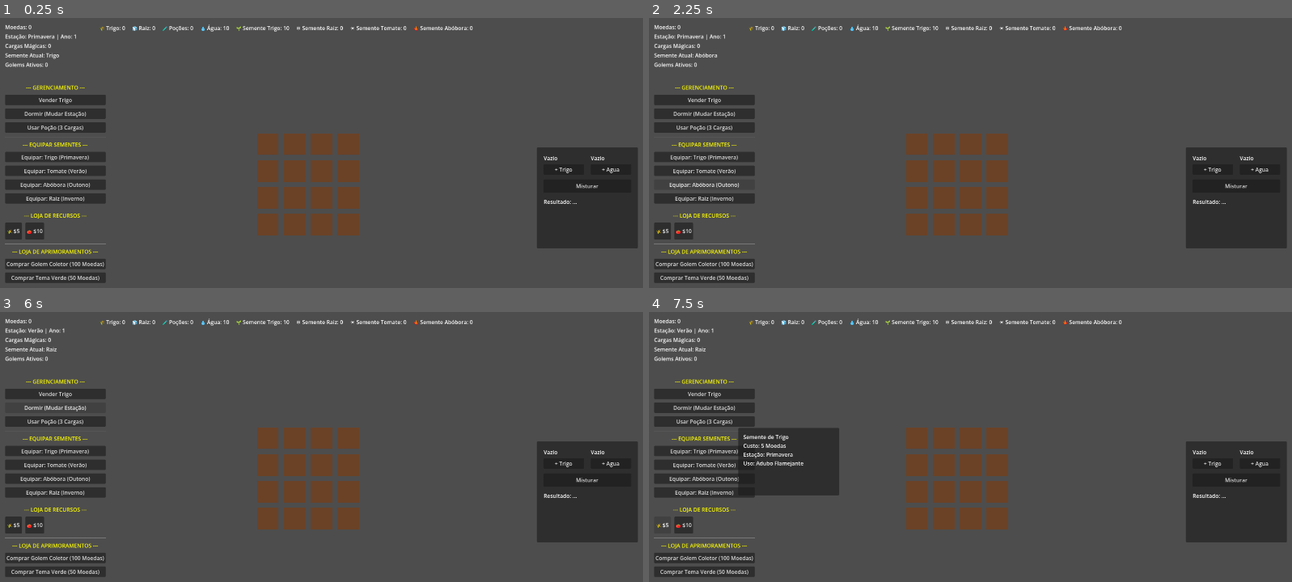
Above: before the commit, frames 1-4 (two rows, left to right).
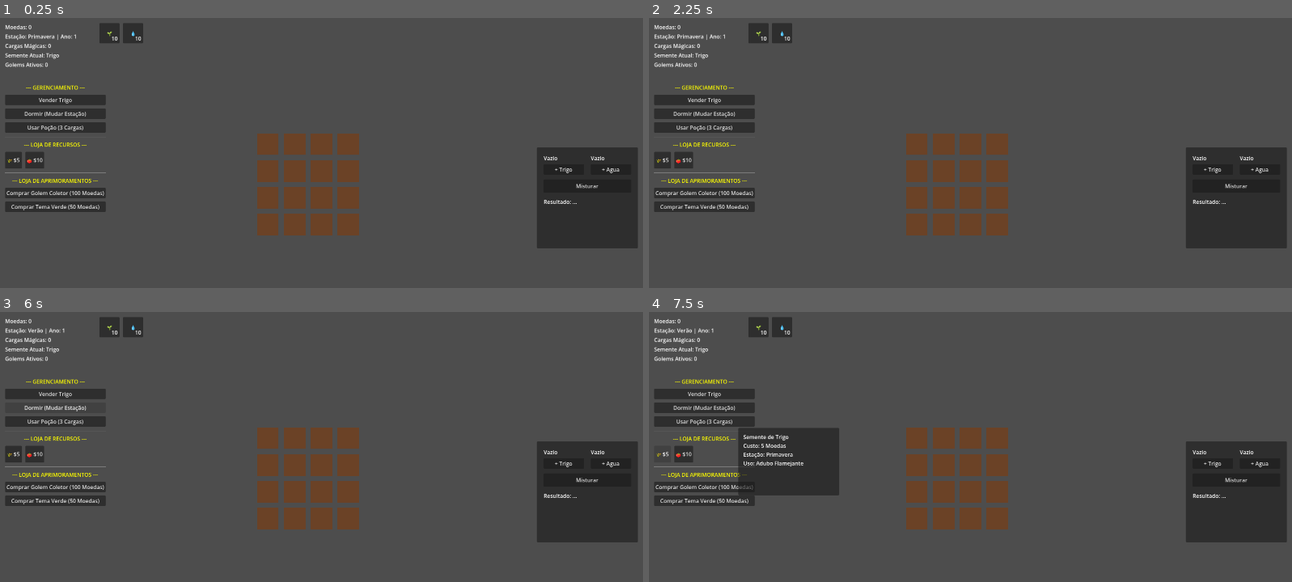
Above: after the commit, the same moments.

Repository: LeandroSatsuki/Cauldron-Crops
Game: Godot game, scene res://Scenes/Main.tscn
Same seed, same stepped clock (60 frames per second), same inputs: the game is played once before the commit and once after it.
Inputs (mouse positions are in pixels of both pictures, inside the frame that each line leads up to):
- Up to frame 1 (0.25 s): no input
- Up to frame 2 (2.25 s): click (706, 155) at 0.5 s, where only the run before the commit has a clickable "Equipar: Trigo (Primavera)"; click (706, 171) at 1.25 s, where only the run before the commit has a clickable "Equipar: Tomate (Verão)"; click (706, 185) at 2 s, where only the run before the commit has a clickable "Equipar: Abóbora (Outono)"
- Up to frame 3 (6 s): click (57, 492) at 2.75 s, where only the run before the commit has a clickable "Equipar: Raiz (Inverno)"; click (109, 328) at 3.5 s, where only the run after the commit has a clickable "🌱"; click (135, 328) at 4.25 s, where only the run after the commit has a clickable "💧"; click "Vender Trigo" at 5 s; click "Dormir (Mudar Estação)" at 5.75 s
- Up to frame 4 (7.5 s): click "Usar Poção (3 Cargas)" at 6.5 s; click "🌾 $5" at 7.25 s

The runs differ from the first frame. In frame 1, 4.8% of the frame differs, in the area x 0-74%, y 2-99%; in frame 2, 4.6%; in frame 3, 4.8%; in frame 4, 4.3%.

Commit message:
slots dinamicos do inventario prontos

Diff:
--- /dev/null
+++ b/Scenes/InventorySlot.tscn
@@ -0,0 +1,41 @@
+[gd_scene load_steps=2 format=3]
+
+[ext_resource type="Script" path="res://Scripts/InventorySlot.gd" id="1_slotgd"]
+
+[node name="InventorySlot" type="Button"]
+custom_minimum_size = Vector2(60, 60)
+offset_right = 60.0
+offset_bottom = 60.0
+script = ExtResource("1_slotgd")
+
+[node name="ItemIconLabel" type="Label" parent="."]
+layout_mode = 1
+anchors_preset = 8
+anchor_left = 0.5
+anchor_top = 0.5
+anchor_right = 0.5
+anchor_bottom = 0.5
+offset_left = -25.0
+offset_top = -13.0
+offset_right = 25.0
+offset_bottom = 13.0
+grow_horizontal = 2
+grow_vertical = 2
+horizontal_alignment = 1
+vertical_alignment = 1
+
+[node name="QuantidadeLabel" type="Label" parent="."]
+layout_mode = 1
+anchors_preset = 3
+anchor_left = 1.0
+anchor_top = 1.0
+anchor_right = 1.0
+anchor_bottom = 1.0
+offset_left = -40.0
+offset_top = -26.0
+offset_right = -5.0
+offset_bottom = -3.0
+grow_horizontal = 0
+grow_vertical = 0
+horizontal_alignment = 2
+vertical_alignment = 2
--- a/Scenes/UI.tscn
+++ b/Scenes/UI.tscn
@@ -60,31 +60,6 @@
 [node name="Separator1" type="HSeparator" parent="LeftPanel"]
 layout_mode = 2
 
-[node name="HeaderEquipar" type="Label" parent="LeftPanel"]
-modulate = Color(1, 1, 0, 1)
-layout_mode = 2
-text = "--- EQUIPAR SEMENTES ---"
-horizontal_alignment = 1
-
-[node name="EquiparTrigoButton" type="Button" parent="LeftPanel"]
-layout_mode = 2
-text = "Equipar: Trigo (Primavera)"
-
-[node name="EquiparVeraoButton" type="Button" parent="LeftPanel"]
-layout_mode = 2
-text = "Equipar: Tomate (Verão)"
-
-[node name="EquiparOutonoButton" type="Button" parent="LeftPanel"]
-layout_mode = 2
-text = "Equipar: Abóbora (Outono)"
-
-[node name="EquiparInvernoButton" type="Button" parent="LeftPanel"]
-layout_mode = 2
-text = "Equipar: Raiz (Inverno)"
-
-[node name="Separator2" type="HSeparator" parent="LeftPanel"]
-layout_mode = 2
-
 [node name="HeaderLoja" type="Label" parent="LeftPanel"]
 modulate = Color(1, 1, 0, 1)
 layout_mode = 2
@@ -126,40 +101,8 @@
 offset_left = 300.0
 offset_top = 20.0
 offset_right = 1150.0
-offset_bottom = 50.0
-theme_override_constants/separation = 20
-
-[node name="TrigoLabel" type="Label" parent="InventoryBar"]
-layout_mode = 2
-text = "🌾 Trigo: 0"
-
-[node name="RaizLabel" type="Label" parent="InventoryBar"]
-layout_mode = 2
-text = "🧊 Raiz: 0"
-
-[node name="PocoesLabel" type="Label" parent="InventoryBar"]
-layout_mode = 2
-text = "🧪 Poções: 0"
-
-[node name="AguaLabel" type="Label" parent="InventoryBar"]
-layout_mode = 2
-text = "💧 Água: 10"
-
-[node name="SementeBasicaLabel" type="Label" parent="InventoryBar"]
-layout_mode = 2
-text = "🌱 Semente Trigo: 10"
-
-[node name="SementeInvernoLabel" type="Label" parent="InventoryBar"]
-layout_mode = 2
-text = "❄️ Semente Raiz: 0"
-
-[node name="SementeVeraoLabel" type="Label" parent="InventoryBar"]
-layout_mode = 2
-text = "☀️ Semente Tomate: 0"
-
-[node name="SementeOutonoLabel" type="Label" parent="InventoryBar"]
-layout_mode = 2
-text = "🍁 Semente Abóbora: 0"
+offset_bottom = 80.0
+theme_override_constants/separation = 10
 
 [node name="TooltipPanel" type="Panel" parent="."]
 visible = false
--- /dev/null
+++ b/Scripts/InventorySlot.gd
@@ -0,0 +1,23 @@
+extends Button
+
+signal slot_clicado(id: String)
+
+var item_id: String = ""
+var quantidade: int = 0
+
+@onready var icon_label: Label = $ItemIconLabel
+@onready var qtd_label: Label = $QuantidadeLabel
+
+func _ready() -> void:
+	pressed.connect(_on_pressed)
+
+func configurar_slot(id: String, qtd: int, texto_exibicao: String) -> void:
+	item_id = id
+	quantidade = qtd
+	if icon_label:
+		icon_label.text = texto_exibicao
+	if qtd_label:
+		qtd_label.text = str(qtd)
+
+func _on_pressed() -> void:
+	slot_clicado.emit(item_id)
--- a/Scripts/UI.gd
+++ b/Scripts/UI.gd
@@ -1,4 +1,6 @@
 extends CanvasLayer
+
+var slot_scene = preload("res://Scenes/InventorySlot.tscn")
 
 @onready var moedas_label: Label = $StatusPanel/MoedasLabel
 @onready var season_label: Label = $StatusPanel/SeasonLabel
@@ -12,23 +14,13 @@
 @onready var comprar_cosmetico_button: Button = $LeftPanel/ComprarCosmeticoButton
 @onready var comprar_trigo_button: Button = $LeftPanel/GridSementes/ComprarTrigoButton
 @onready var comprar_verao_button: Button = $LeftPanel/GridSementes/ComprarVeraoButton
-@onready var equipar_trigo_button: Button = $LeftPanel/EquiparTrigoButton
-@onready var equipar_inverno_button: Button = $LeftPanel/EquiparInvernoButton
-@onready var equipar_verao_button: Button = $LeftPanel/EquiparVeraoButton
-@onready var equipar_outono_button: Button = $LeftPanel/EquiparOutonoButton
 @onready var comprar_golem_button: Button = $LeftPanel/ComprarGolemButton
 
-@onready var trigo_label: Label = $InventoryBar/TrigoLabel
-@onready var raiz_label: Label = $InventoryBar/RaizLabel
-@onready var pocoes_label: Label = $InventoryBar/PocoesLabel
-@onready var agua_label: Label = $InventoryBar/AguaLabel
-@onready var semente_basica_label: Label = $InventoryBar/SementeBasicaLabel
-@onready var semente_inverno_label: Label = $InventoryBar/SementeInvernoLabel
-@onready var semente_verao_label: Label = $InventoryBar/SementeVeraoLabel
-@onready var semente_outono_label: Label = $InventoryBar/SementeOutonoLabel
-
+@onready var inventory_bar: HBoxContainer = $InventoryBar
 @onready var tooltip_panel: Panel = $TooltipPanel
 @onready var tooltip_texto: Label = $TooltipPanel/TooltipTexto
+
+var ultimo_estado_inventario: Dictionary = {}
 
 func _ready() -> void:
 	if vender_button:
@@ -47,16 +39,11 @@
 		comprar_verao_button.pressed.connect(_on_comprar_verao_button_pressed)
 		comprar_verao_button.mouse_entered.connect(_on_comprar_verao_button_mouse_entered)
 		comprar_verao_button.mouse_exited.connect(_on_comprar_verao_button_mouse_exited)
-	if equipar_trigo_button:
-		equipar_trigo_button.pressed.connect(_on_equipar_trigo_button_pressed)
-	if equipar_inverno_button:
-		equipar_inverno_button.pressed.connect(_on_equipar_inverno_button_pressed)
-	if equipar_verao_button:
-		equipar_verao_button.pressed.connect(_on_equipar_verao_button_pressed)
-	if equipar_outono_button:
-		equipar_outono_button.pressed.connect(_on_equipar_outono_button_pressed)
 	if comprar_golem_button:
 		comprar_golem_button.pressed.connect(_on_comprar_golem_button_pressed)
+
+	# Inicializa
+	verificar_e_atualizar_inventario()
 
 func _process(_delta: float) -> void:
 	if moedas_label:
@@ -77,22 +64,63 @@
 	if golems_label:
 		golems_label.text = "Golems Ativos: " + str(EconomyManager.total_golems)
 
-	if trigo_label:
-		trigo_label.text = "🌾 Trigo: " + str(GlobalInventory.inventario.get("trigo", 0))
-	if raiz_label:
-		raiz_label.text = "🧊 Raiz: " + str(GlobalInventory.inventario.get("raiz_gelida", 0))
-	if pocoes_label:
-		pocoes_label.text = "🧪 Poções: " + str(GlobalInventory.inventario.get("pocao_crescimento", 0))
-	if agua_label:
-		agua_label.text = "💧 Água: " + str(GlobalInventory.inventario.get("agua", 0))
-	if semente_basica_label:
-		semente_basica_label.text = "🌱 Semente Trigo: " + str(GlobalInventory.inventario.get("semente_basica", 0))
-	if semente_inverno_label:
-		semente_inverno_label.text = "❄️ Semente Raiz: " + str(GlobalInventory.inventario.get("semente_inverno", 0))
-	if semente_verao_label:
-		semente_verao_label.text = "☀️ Semente Tomate: " + str(GlobalInventory.inventario.get("semente_verao", 0))
-	if semente_outono_label:
-		semente_outono_label.text = "🍁 Semente Abóbora: " + str(GlobalInventory.inventario.get("semente_outono", 0))
+	verificar_e_atualizar_inventario()
+
+func verificar_e_atualizar_inventario() -> void:
+	var precisa_atualizar = false
+	if GlobalInventory.inventario.size() != ultimo_estado_inventario.size():
+		precisa_atualizar = true
+	else:
+		for key in GlobalInventory.inventario:
+			if not ultimo_estado_inventario.has(key) or GlobalInventory.inventario[key] != ultimo_estado_inventario[key]:
+				precisa_atualizar = true
+				break
+
+	if precisa_atualizar:
+		ultimo_estado_inventario = GlobalInventory.inventario.duplicate()
+		atualizar_inventario_visual()
+
+func atualizar_inventario_visual() -> void:
+	if not inventory_bar:
+		return
+
+	# Limpa
+	for child in inventory_bar.get_children():
+		child.queue_free()
+
+	# Cria slots
+	for item_key in GlobalInventory.inventario:
+		var qtd = GlobalInventory.inventario[item_key]
+		if qtd > 0:
+			var slot = slot_scene.instantiate()
+			inventory_bar.add_child(slot)
+
+			var emoji = obter_emoji_item(item_key)
+			slot.configurar_slot(item_key, qtd, emoji)
+			slot.slot_clicado.connect(_on_slot_clicado)
+
+func _on_slot_clicado(item_id: String) -> void:
+	if item_id.begins_with("semente_"):
+		GlobalInventory.semente_selecionada = item_id
+		print("Semente selecionada equipada: ", item_id)
+
+func obter_emoji_item(item_id: String) -> String:
+	match item_id:
+		"trigo": return "🌾"
+		"raiz_gelida": return "🧊"
+		"tomate_sol": return "🍅"
+		"abobora_sombria": return "🎃"
+		"semente_basica": return "🌱"
+		"semente_inverno": return "❄️"
+		"semente_verao": return "☀️"
+		"semente_outono": return "🍁"
+		"pocao_crescimento": return "🧪"
+		"pocao_aceleradora": return "⚡"
+		"essencia_sombria": return "🔮"
+		"adubo_flamejante": return "🔥"
+		"elixir_estacional": return "🍶"
+		"agua": return "💧"
+	return "📦"
 
 func _on_vender_button_pressed() -> void:
 	if GlobalInventory.remover_item("trigo", 1):
@@ -120,18 +148,6 @@
 	if EconomyManager.remover_moedas(10):
 		GlobalInventory.adicionar_item("semente_verao", 1)
 		criar_texto_flutuante("+1 Semente Tomate", get_viewport().get_mouse_position(), Color.YELLOW)
-
-func _on_equipar_trigo_button_pressed() -> void:
-	GlobalInventory.semente_selecionada = "semente_basica"
-
-func _on_equipar_inverno_button_pressed() -> void:
-	GlobalInventory.semente_selecionada = "semente_inverno"
-
-func _on_equipar_verao_button_pressed() -> void:
-	GlobalInventory.semente_selecionada = "semente_verao"
-
-func _on_equipar_outono_button_pressed() -> void:
-	GlobalInventory.semente_selecionada = "semente_outono"
 
 func _on_comprar_golem_button_pressed() -> void:
 	if EconomyManager.remover_moedas(100):
Not shown, added: Scripts/InventorySlot.gd.uid
